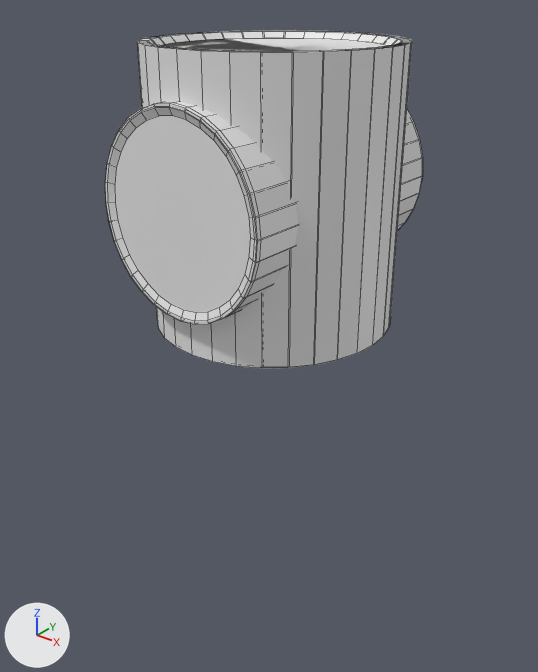
The FBX model Assets/Environments/Wall/TreeTrunk.fbx: old version first, new version second.
Camera for both pictures: a camera (50 mm lens) standing at (1.66, -2.1, 1.19) and looking at (0.01, -0.04, -0.08). Lighting does not change. The marker at lower left points along +X, +Y and +Z. Mesh edges are drawn as thin lines. Where no turn or scale is listed for an object, it has been applied to the vertices.

In view in the first picture: 'TreeTrunk_corner', 'TreeTrunk_hor', 'TreeTrunk_vert'.
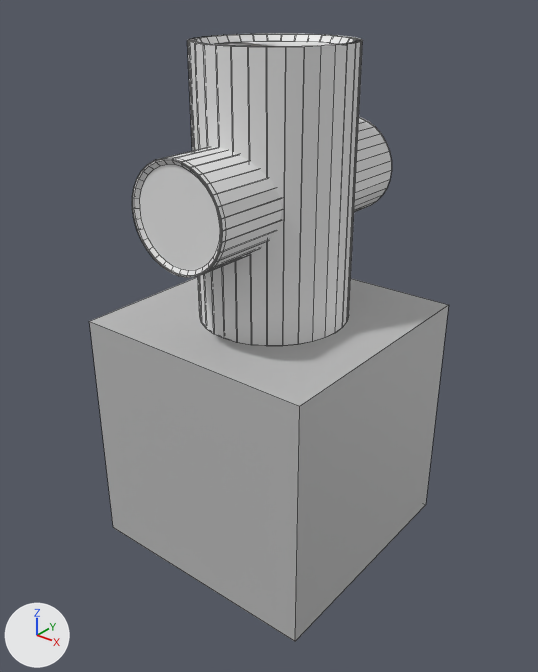
What the commit changed:
Material 'lambert1' (mat_lambert1) is new.
Its base color is (0.5, 0.5, 0.5) (grey #bcbcbc).
Its roughness is 0.553.
me_cylinder_001 has 288 vertices, 226 faces and spans x -0.45..0.45, y -0.499..0.501, z -0.003..0.997.
me_cylinder_001 is used by ob_treetrunk_corner; location (0.0, 0.0, 0.0).
me_cylinder_001 part 2: the loose piece of 160 vertices spanning x -0.334..0.334, y -0.499..0.501, z 0.143..0.851 is scaled about its middle by (0.593, 1, 0.541).
me_cylinder_001 part 3: the loose piece of 128 vertices spanning x -0.45..0.45, y -0.455..0.467, z -0.003..0.997 is scaled about its middle by (0.64, 0.64, 1).
me_cylinder_004 has 64 vertices, 32 faces and spans x -0.335..0.331, y -0.5..0.5, z 0.142..0.841.
me_cylinder_004 is used by ob_treetrunk_hor; location (0.0, 0.0, 0.0).
me_cylinder_004 part 1: the whole mesh is scaled about its middle by (0.599, 1, 0.54), then moved by (0.0, 0.0, 0.004).
me_cylinder has 192 vertices, 129 faces and spans x -0.45..0.45, y -0.505..0.45, z -0.003..0.997.
me_cylinder is used by ob_treetrunk_vert; location (0.0, 0.005, 0.0).
me_cylinder part 4: the loose piece of 128 vertices spanning x -0.45..0.45, y -0.45..0.45, z -0.003..0.997 is scaled about its middle by (0.64, 0.64, 1).
me_cylinder part 5: the loose piece of 64 vertices spanning x -0.335..0.331, y -0.505..-0.296, z 0.142..0.841 is scaled about its middle by (0.592, 1.65, 0.536), then moved by (0.0, 0.068, 0.006).
Mesh me_mesh is new.
It is a box spanning x -0.5..0.5, y -0.5..0.5, z -1.0..0.0.
It uses material mat_lambert1 (grey #bcbcbc).
Object 'tileGround_eart' (ob_tileground_eart) is new; it shows me_mesh.
Its location is (0.0, 0.0, 0.0).

Where the change shows, as pixel boxes (x1, y1, x2, y2) in the pictures (538 x 672 px; the box of a moved part takes in the faces that stretch with it):
'tileGround_eart', added
    after: (89, 277, 448, 641)
'TreeTrunk_corner', reshaped (18% narrower, 7% shorter)
    before: (105, 30, 423, 368)
    after: (133, 33, 392, 346)
'TreeTrunk_vert', reshaped (25% narrower)
    before: (105, 31, 410, 349)
    after: (132, 34, 360, 335)
'TreeTrunk_hor', mesh rescaled
    before: (109, 106, 256, 325)
    after: (132, 160, 222, 275)
part 2 of me_cylinder_001, moved or reshaped
    before: (105, 102, 423, 325)
    after: (133, 117, 392, 278)
part 3 of me_cylinder_001, moved or reshaped
    before: (137, 30, 412, 368)
    after: (187, 33, 363, 346)
part 4 of me_cylinder, moved or reshaped
    before: (139, 31, 410, 349)
    after: (189, 34, 360, 335)
part 5 of me_cylinder, moved or reshaped
    before: (105, 111, 256, 325)
    after: (132, 167, 221, 276)
